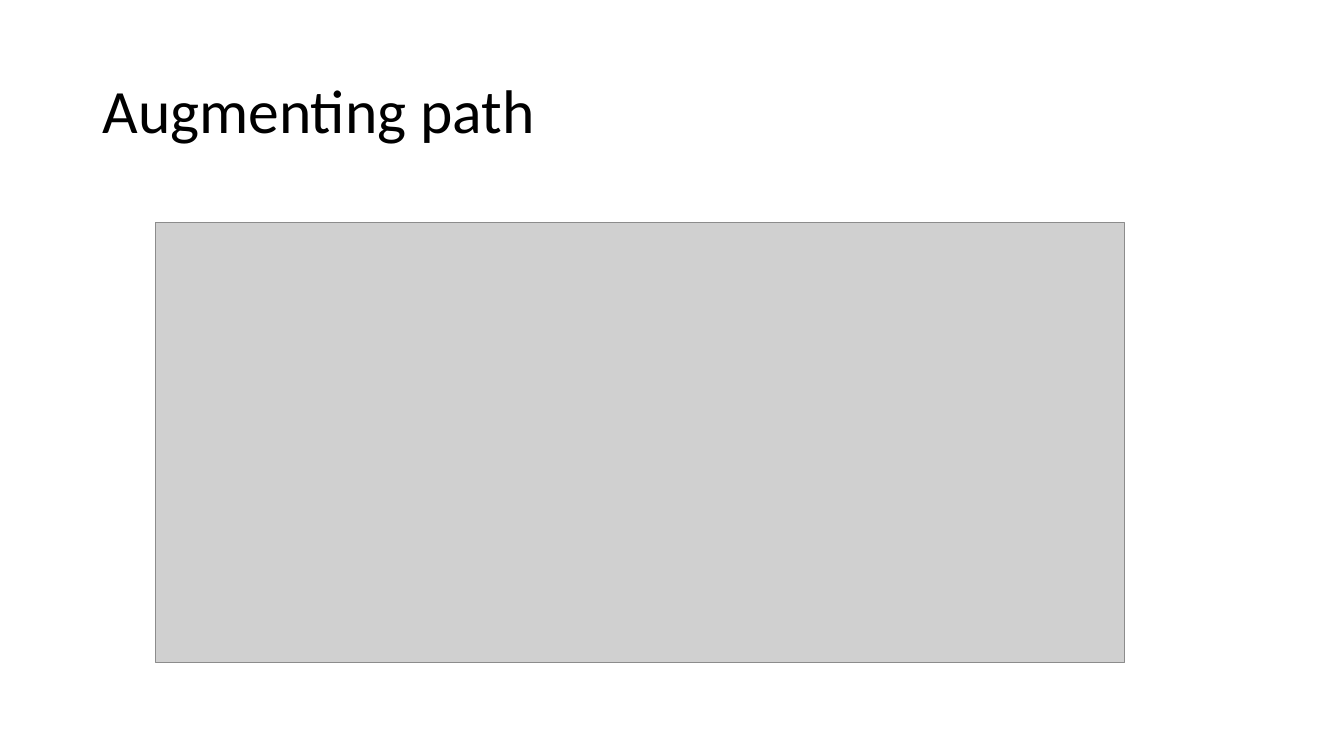
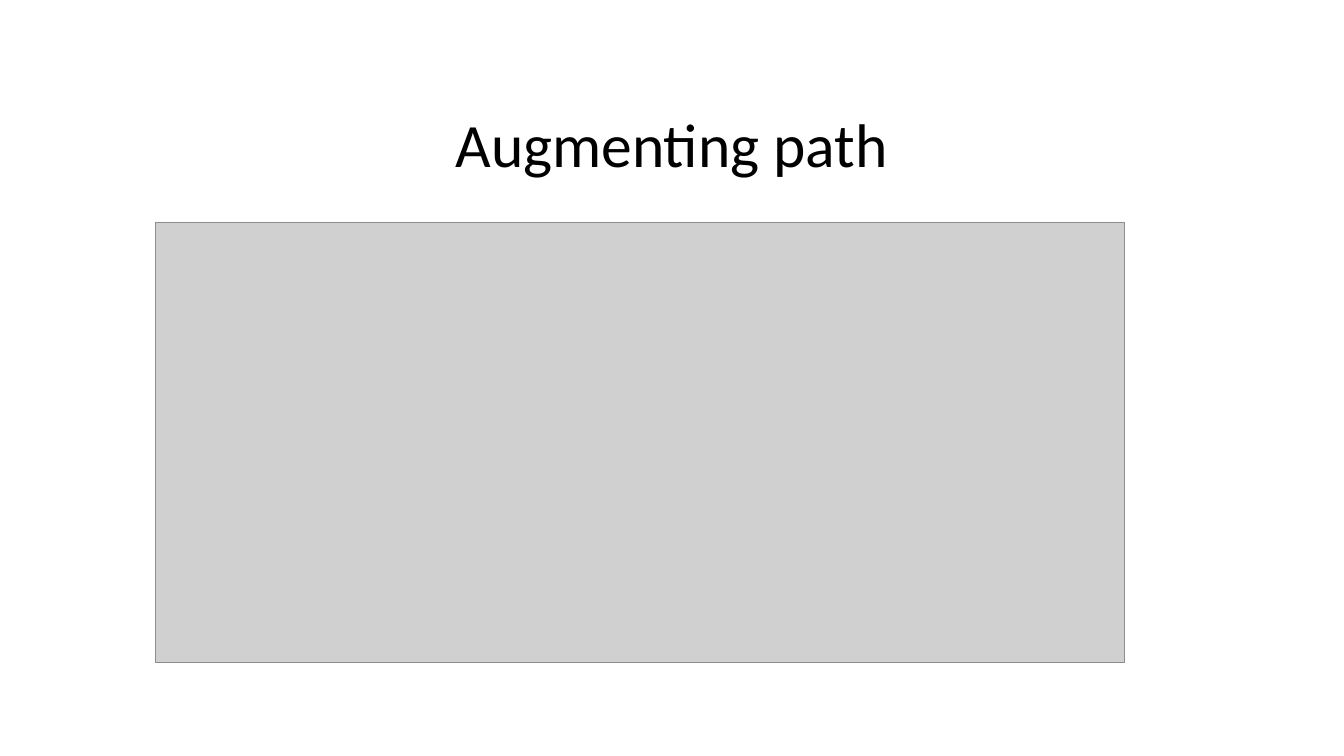
Before and after one commit to LMacPhail/ford-fulkerson, a slide deck: slide 4 of presentation-slides.pptx (slide 3 before the commit). Drawn at 1344x756 pixels with LibreOffice and Linux fonts; fonts in the diff are those of the drawing; grey boxes stand for pictures. Boxes give left, top, right and bottom in pixels: in the first picture for what was removed or moved away, otherwise in the second. Text is boxed around its words. In the diff, an @@ line names an element or a change of style, - is before the commit and + after.

```diff
--- a/presentation-slides.pptx
+++ b/presentation-slides.pptx
@@ title "Augmenting path": place and size @@
-title "Augmenting path" at [102, 90, 534, 144]
+title "Augmenting path" at [456, 124, 887, 178]
@@ title "Augmenting path" at [456, 124, 887, 178]: alignment left to centre; vertical alignment middle to bottom @@
```
Also in this commit, not shown: 5 other slides changed, 5 slides added, 2 slides removed, 7 other files.
